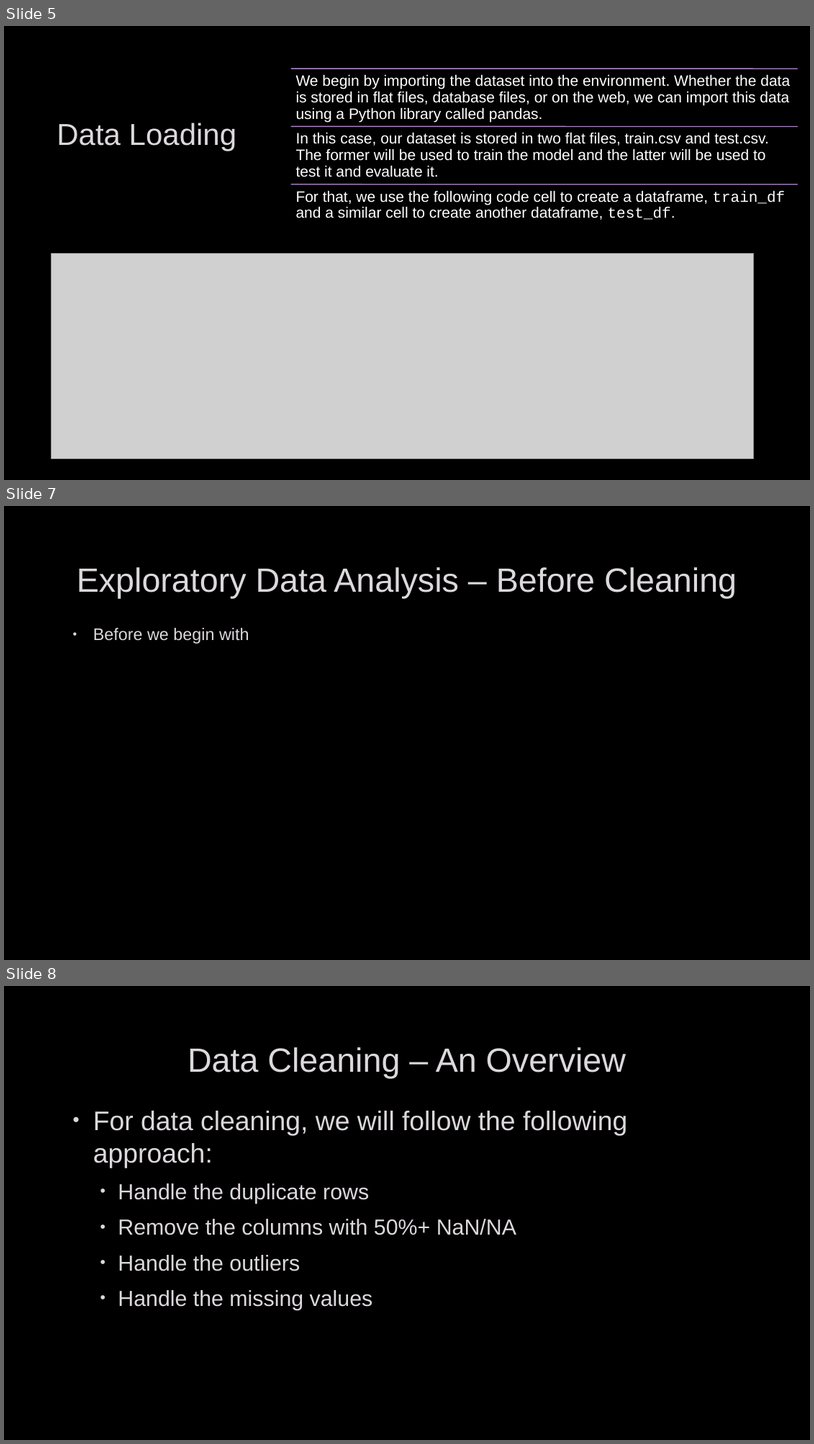
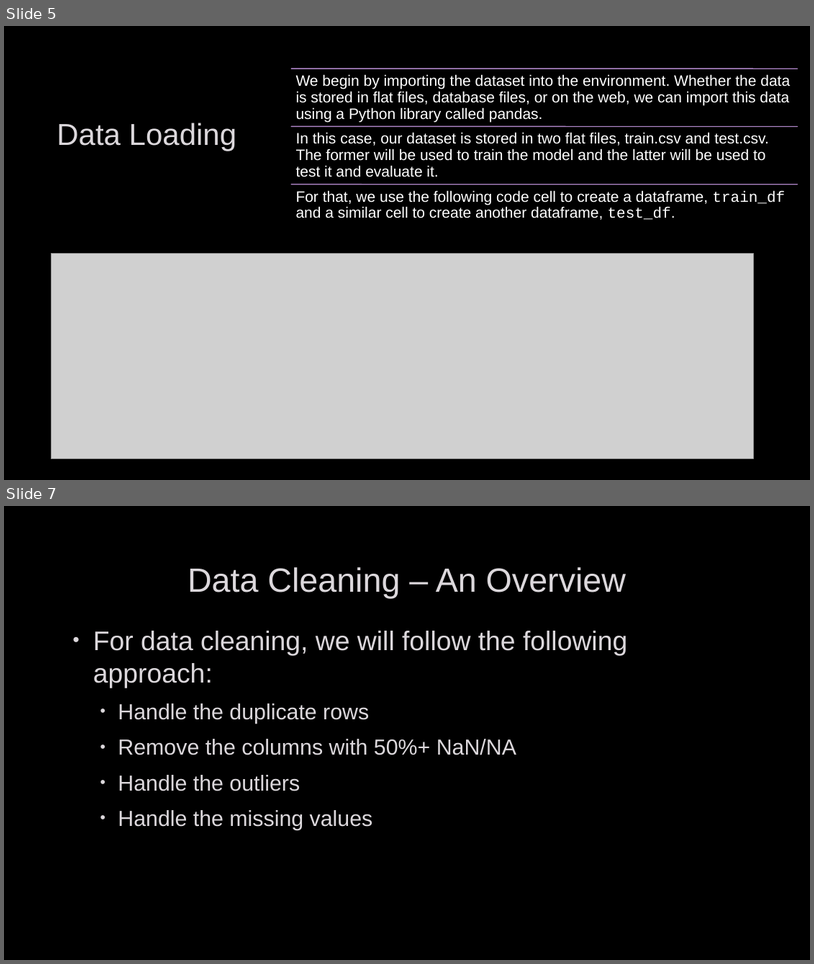
Before and after one commit to Moaaz-Mahmoud/Third-Year-Electrical-Testing-3A, a slide deck: class-3-data_analysis_and_ml/titanic/presentation.pptx. Shown one above the other, each under a label of ours: slides 5, 7 and 8 before the commit, slides 5 and 7 after it; the slides between them are not shown. The pictures are 814x1444 and 814x964 pixels, drawn with LibreOffice and Linux fonts; fonts in the diff are those of the drawing; grey boxes stand for pictures; background and template pictures are left out. Boxes give left, top, right and bottom in pixels: in the first picture for what was removed or moved away, otherwise in the second. Text is boxed around its words. In the diff, an @@ line names an element or a change of style, - is before the commit and + after.

```diff
--- a/class-3-data_analysis_and_ml/titanic/presentation.pptx
+++ b/class-3-data_analysis_and_ml/titanic/presentation.pptx
@@ slide 7 removed at <box>4,506,810,960</box>, background picture (left out) @@
@@ title removed at <box>77,567,737,598</box> @@
-Exploratory Data Analysis – Before Cleaning
@@ text removed at <box>93,628,250,644</box> @@
-• Before we begin with
@@ what was slide 8 is now slide 7 @@
```
Also in this commit, not shown: 6 slides changed, 2 slides added, 2 other files.
